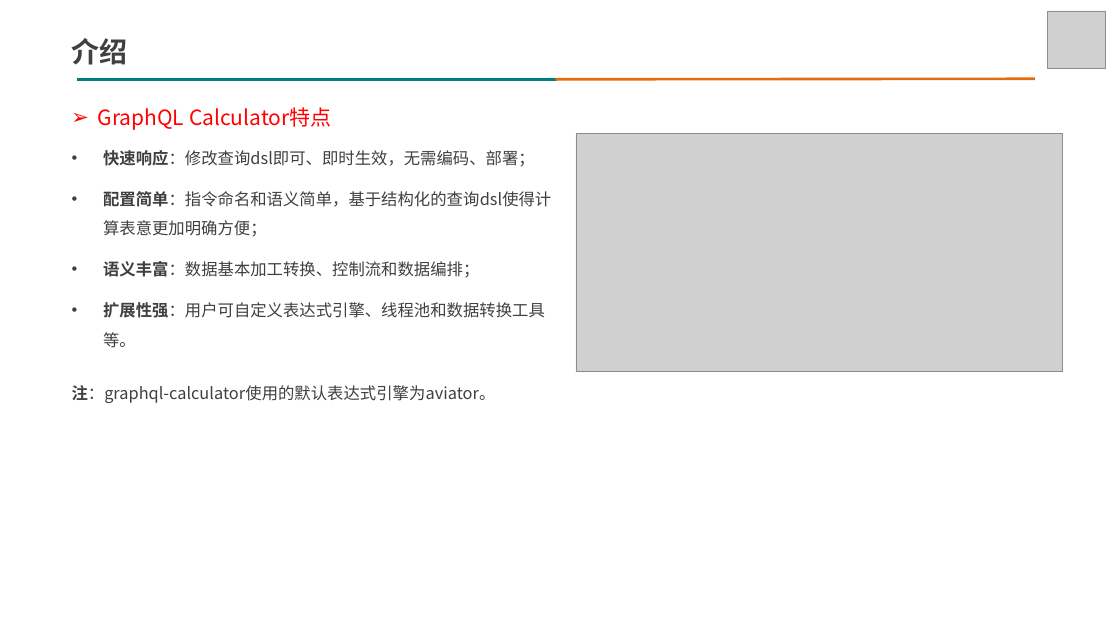
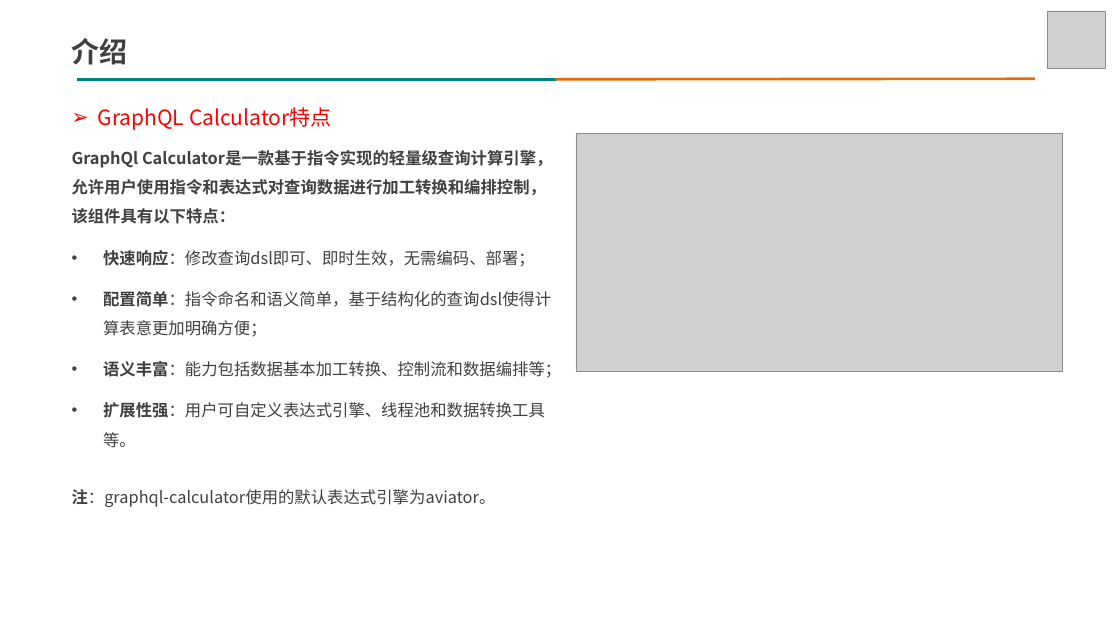
Before and after one commit to graphql-calculator/graphql-calculator, a slide deck: slide 3 of static/Introduction to GraphQl Calculator.pptx. Drawn at 1120x630 pixels with LibreOffice and Linux fonts; fonts in the diff are those of the drawing; grey boxes stand for pictures. Boxes give left, top, right and bottom in pixels: in the first picture for what was removed or moved away, otherwise in the second. Text is boxed around its words. In the diff, an @@ line names an element or a change of style, - is before the commit and + after.

```diff
--- a/static/Introduction to GraphQl Calculator.pptx
+++ b/static/Introduction to GraphQl Calculator.pptx
@@ text at bbox=[72, 150, 552, 224]: paragraph added @@
+GraphQl Calculator是一款基于指令实现的轻量级查询计算引擎，允许用户使用指令和表达式对查询数据进行加工转换和编排控制，该组件具有以下特点：
@@ text at bbox=[103, 361, 561, 378]: text changed @@
-• 语义丰富：数据基本加工转换、控制流和数据编排；
+• 语义丰富：能力包括数据基本加工转换、控制流和数据编排等；
@@ text "注：graphql-calculator使用的默认表达式引擎为aviator。": place and size @@
-text "注：graphql-calculator使用的默认表达式引擎为aviator。" at bbox=[72, 385, 496, 403]
+text "注：graphql-calculator使用的默认表达式引擎为aviator。" at bbox=[72, 489, 496, 507]
```
Also in this commit, not shown: 6 other slides changed.
